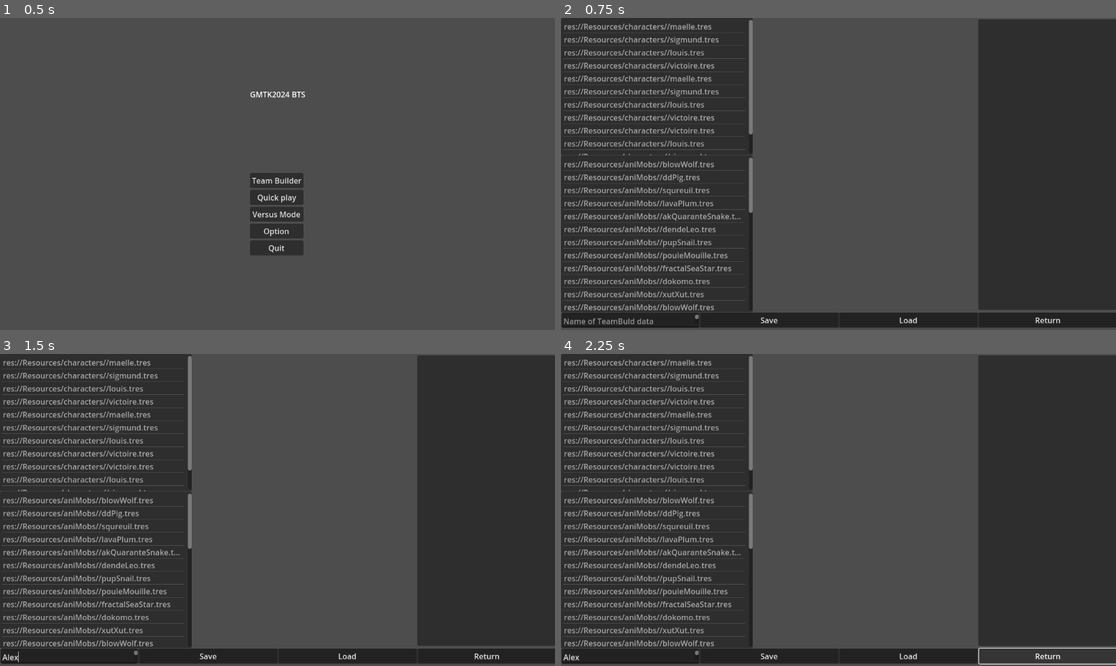
Above: before the commit, frames 1-4 (two rows, left to right).
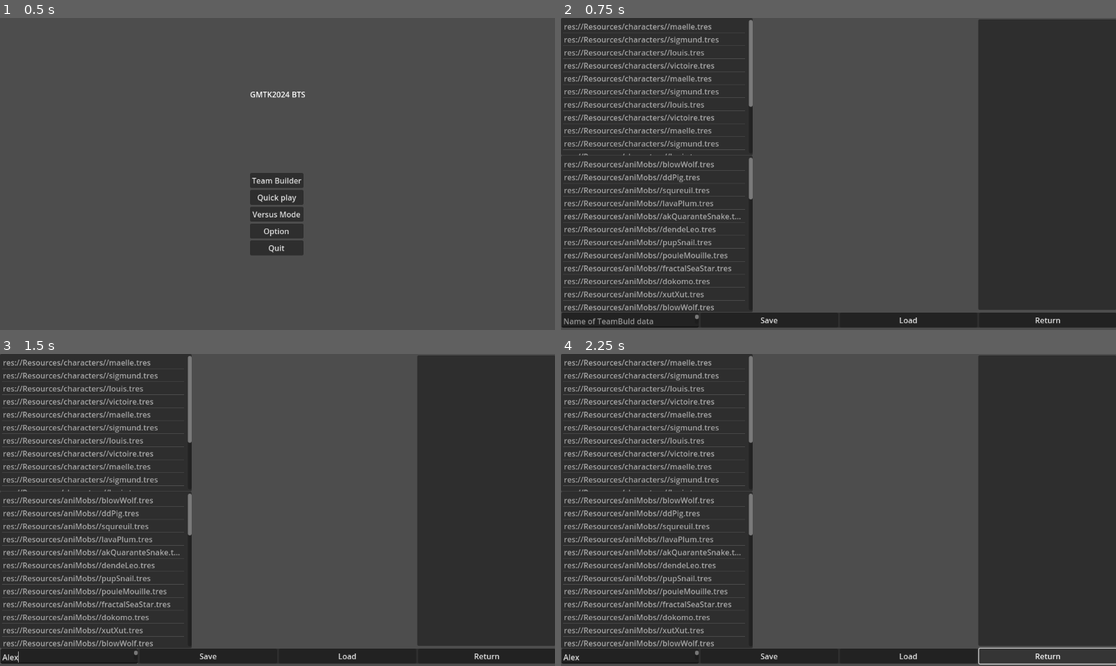
Above: after the commit, the same moments.

Repository: sassani134/GMTK2024_BTS
Game: Godot game, scene res://Scenes/start_scene.tscn
Two runs of this game, one before a commit and one after it. Both use one fixed random seed, a clock stepped at 60 frames per second and the inputs below.
Inputs (mouse positions are in pixels of both pictures, inside the frame that each line leads up to):
- Up to frame 1 (0.5 s): no input
- Up to frame 2 (0.75 s): click "Team Builder" at 0.5 s
- Up to frame 3 (1.5 s): click (66, 656) at 1.27 s; type "Alex" at 1.35 s
- Up to frame 4 (2.25 s): click "Return" at 2 s

Frame 1 is identical in both runs. In frame 2, 0.3% of the frame differs, in the area x 19-35%, y 28-63%; in frame 3, 0.3%; in frame 4, 0.3%.

Commit message:
add @tool to the script and created resources on screen

Diff:
--- a/Scenes/team_build_scene.tscn
+++ b/Scenes/team_build_scene.tscn
@@ -18,7 +18,7 @@
 layout_mode = 1
 offset_right = 398.0
 offset_bottom = 285.0
-item_count = 8
+item_count = 12
 item_0/text = "res://Resources/characters//maelle.tres"
 item_1/text = "res://Resources/characters//sigmund.tres"
 item_2/text = "res://Resources/characters//louis.tres"
@@ -27,6 +27,10 @@
 item_5/text = "res://Resources/characters//sigmund.tres"
 item_6/text = "res://Resources/characters//louis.tres"
 item_7/text = "res://Resources/characters//victoire.tres"
+item_8/text = "res://Resources/characters//maelle.tres"
+item_9/text = "res://Resources/characters//sigmund.tres"
+item_10/text = "res://Resources/characters//louis.tres"
+item_11/text = "res://Resources/characters//victoire.tres"
 script = ExtResource("1_q1l3r")
 
 [node name="Panel" type="Panel" parent="ItemListCharacter"]
@@ -43,7 +47,7 @@
 offset_right = 398.0
 offset_bottom = -37.0
 grow_vertical = 2
-item_count = 22
+item_count = 34
 item_0/text = "res://Resources/aniMobs//blowWolf.tres"
 item_1/text = "res://Resources/aniMobs//ddPig.tres"
 item_2/text = "res://Resources/aniMobs//squreuil.tres"
@@ -66,6 +70,18 @@
 item_19/text = "res://Resources/aniMobs//fractalSeaStar.tres"
 item_20/text = "res://Resources/aniMobs//dokomo.tres"
 item_21/text = "res://Resources/aniMobs//xutXut.tres"
+item_22/text = "res://Resources/aniMobs//blowWolf.tres"
+item_23/text = "res://Resources/aniMobs//ddPig.tres"
+item_24/text = "res://Resources/aniMobs//squreuil.tres"
+item_25/text = "res://Resources/aniMobs//lavaPlum.tres"
+item_26/text = "res://Resources/aniMobs//akQuaranteSnake.tres"
+item_27/text = "res://Resources/aniMobs//dendeLeo.tres"
+item_28/text = "res://Resources/aniMobs//pupSnail.tres"
+item_29/text = "res://Resources/aniMobs//pouleMouille.tres"
+item_30/text = "res://Resources/aniMobs//fractalSeaStar.tres"
+item_31/text = "res://Resources/aniMobs//pollen_rat.tres"
+item_32/text = "res://Resources/aniMobs//dokomo.tres"
+item_33/text = "res://Resources/aniMobs//xutXut.tres"
 script = ExtResource("1_xd08l")
 
 [node name="TabContainer" type="TabBar" parent="ItemListAnimob"]
